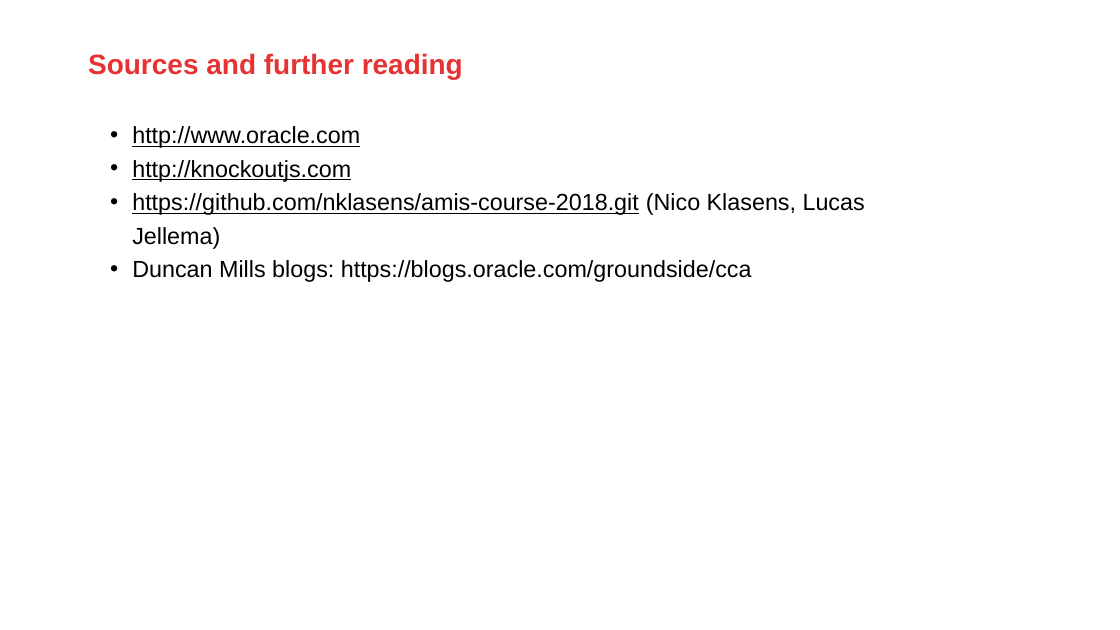
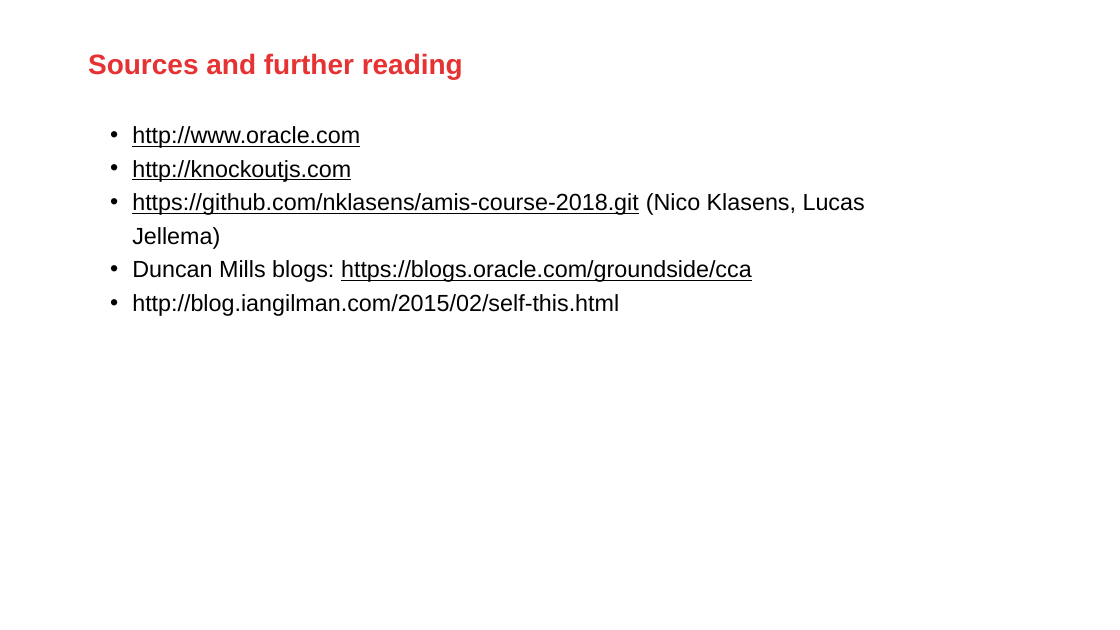
Before and after one commit to jeroenRX/AmisJetTraining, a slide deck: slide 104 of OracleJET_TalentLaunch.pptx. Drawn at 1120x630 pixels with LibreOffice and Linux fonts; fonts in the diff are those of the drawing; background and template pictures are left out. Boxes give left, top, right and bottom in pixels: in the first picture for what was removed or moved away, otherwise in the second. Text is boxed around its words. In the diff, an @@ line names an element or a change of style, - is before the commit and + after.

Commit message:
source added

```diff
--- a/OracleJET_TalentLaunch.pptx
+++ b/OracleJET_TalentLaunch.pptx
@@ text at [132, 260, 752, 282]: underline on in "https://blogs.oracle.com/groundside/cca" @@
@@ text at [132, 294, 619, 316]: paragraph added @@
+  • http://blog.iangilman.com/2015/02/self-this.html
```
